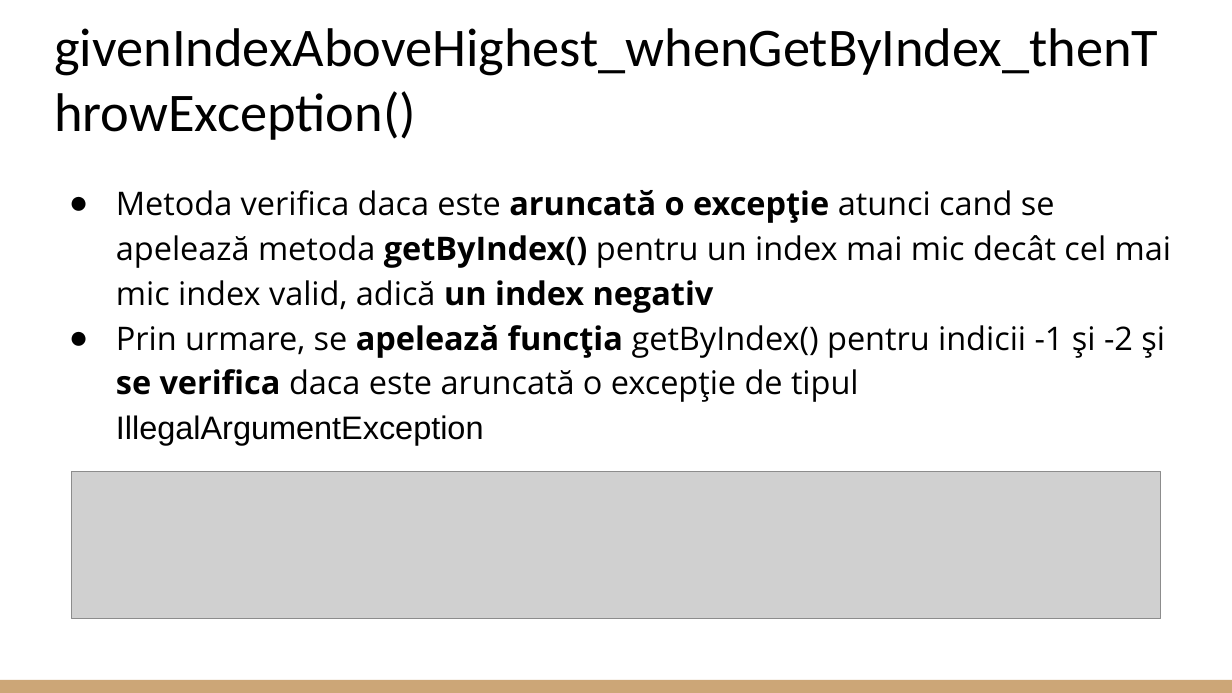
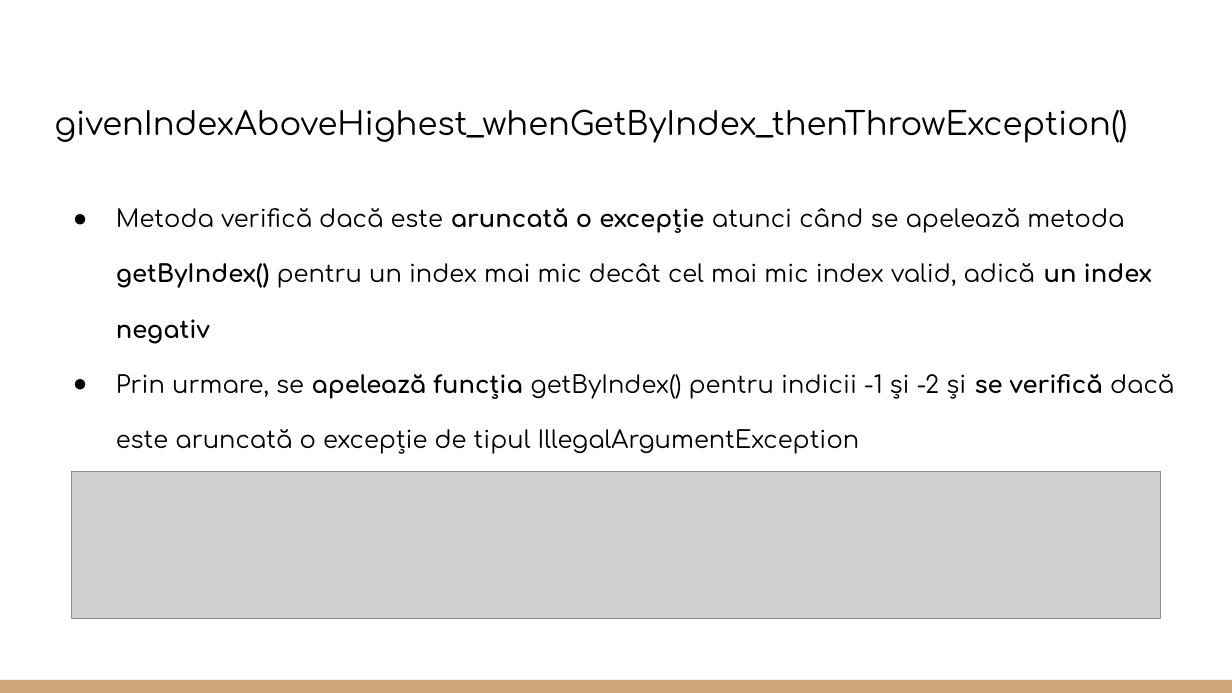
Before and after one commit to CoCodrilo1710/Proiect_TSS, a slide deck: slide 28 of Testare Unitara in Java.pptx (slide 15 before the commit). Drawn at 1232x693 pixels with LibreOffice and Linux fonts; fonts in the diff are those of the drawing; grey boxes stand for pictures. Boxes give left, top, right and bottom in pixels: in the first picture for what was removed or moved away, otherwise in the second. Text is boxed around its words. In the diff, an @@ line names an element or a change of style, - is before the commit and + after.

```diff
--- a/Testare Unitara in Java.pptx
+++ b/Testare Unitara in Java.pptx
@@ title "givenIndexAboveHighest_whenGetByIndex_thenThrowException()" at (x1=54, y1=109, x2=1127, y2=143): size 31.8 to 18.8 pt, font Calibri to Comfortaa @@
@@ text at (x1=116, y1=208, x2=1174, y2=454): text changed; size 19 to 14.2 pt; font Open Sans to Comfortaa @@
-● Metoda verifica daca este aruncată o excepție atunci cand se apelează metoda getByIndex() pentru un index mai mic decât cel mai mic index valid, adică un index negativ
-● Prin urmare, se apelează funcția getByIndex() pentru indicii -1 și -2 și se verifica daca este aruncată o excepție de tipul IllegalArgumentException
+● Metoda verifică dacă este aruncată o excepție atunci când se apelează metoda getByIndex() pentru un index mai mic decât cel mai mic index valid, adică un index negativ
+● Prin urmare, se apelează funcția getByIndex() pentru indicii -1 și -2 și se verifică dacă este aruncată o excepție de tipul IllegalArgumentException
```
Also in this commit, not shown: 24 other slides changed, 19 slides added, 4 slides removed.
